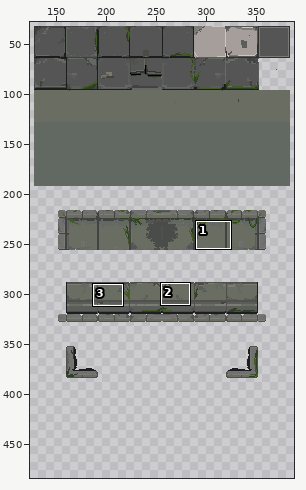
A sprite sheet gets an edit: Pixel Art/Floor/Floor.png. Above, an overview of the earlier version with the close-up marked.
Close-up. Before the commit:
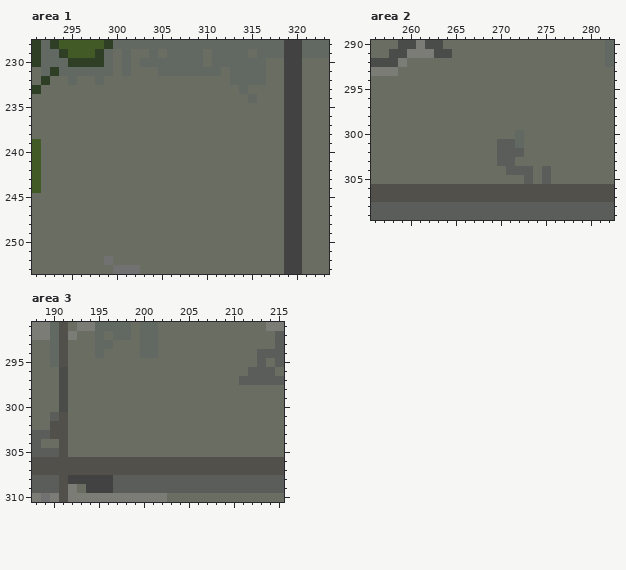
The file is 512x512 pixels. Pixels under 10% opacity are left out. Colours within 5 levels of each other are drawn and written as one. Shown: area 1: x 291..323, y 228..253; area 2: x 256..282, y 290..309; area 3: x 188..215, y 291..310. The old version is drawn lined up with the new one. The wide view leaves out empty margins. The commit also changed other parts of the picture, which this record leaves out.
And afterwards:
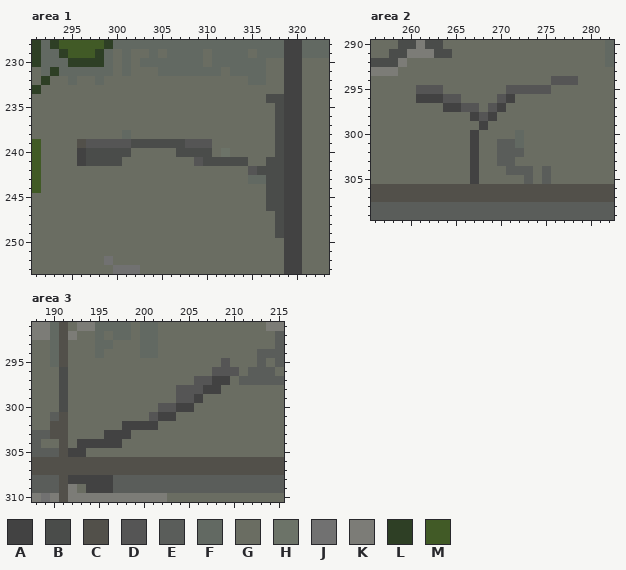
Palette (. is transparent): A #424242  B #4a4c4a  C #52504a  D #555555  E #5a5d5a  F #626962  G #6a6d62  H #6c7368  J #717171  K #7c7c77  L #2e3f25  M #415a26
Edits made:
whole drawing moved by +0,-96 (the old picture is shown already moved)
Area 1:
The edit turns colour G into colour A in rows 240 to 241 at x 296.
The edit turns colour G into colour B in row 234 at x 317 to 318; in rows 235 to 238 at x 318; in row 239 at x 302 to 307 and 318; in row 240 at x 297 to 301, 307 to 310 and 318; in row 241 at x 297 to 300, 310 to 314 and 317 to 318; in row 242 at x 316 to 318.
The edit turns colour G into colour B in rows 243 to 246 at x 317 to 318; in rows 247 to 249 at x 318.
The edit turns colour G into colour C in row 239 at x 296.
The edit turns colour G into colour D in row 239 at x 297 to 301 and 308 to 310; in row 241 at x 309; in row 242 at x 315.
The edit turns colour G into colour F in row 238 at x 301; in row 243 at x 315 to 316.
The edit turns colour F into colour G in row 232 at x 313 to 314; in row 233 at x 314; in row 234 at x 315.
The edit turns colour G into colour H in row 240 at x 312.
Area 2:
The edit turns colour G into colour A in row 296 at x 261 to 263 and 271; in row 297 at x 264 to 265 and 270; in row 298 at x 267 and 269; in row 299 at x 268; in rows 300 to 305 at x 267.
The edit turns colour G into colour D in row 294 at x 276 to 278; in row 295 at x 261 to 263 and 271 to 275; in row 296 at x 264 to 265 and 270; in row 297 at x 266 to 267 and 269; in row 298 at x 268.
Area 3:
The edit turns colour G into colour A in row 297 at x 208 to 209; in row 298 at x 207 to 208; in row 299 at x 206; in row 300 at x 204 to 205; in row 301 at x 202 to 203; in row 302 at x 198 to 201.
The edit turns colour G into colour A in row 303 at x 196 to 198; in row 304 at x 193 to 197; in row 305 at x 192 to 193.
The edit turns colour G into colour D in row 295 at x 209; in row 296 at x 208 to 210; in row 297 at x 206 to 207; in row 298 at x 204 to 206; in row 299 at x 204 to 205; in row 300 at x 202 to 203.
The edit turns colour G into colour D in row 301 at x 201.
Changed places in both close-ups, as pixel boxes (x1, y1, x2, y2):
changed: (77, 76, 284, 238)
changed: (416, 76, 578, 184)
changed: (68, 358, 239, 457)
